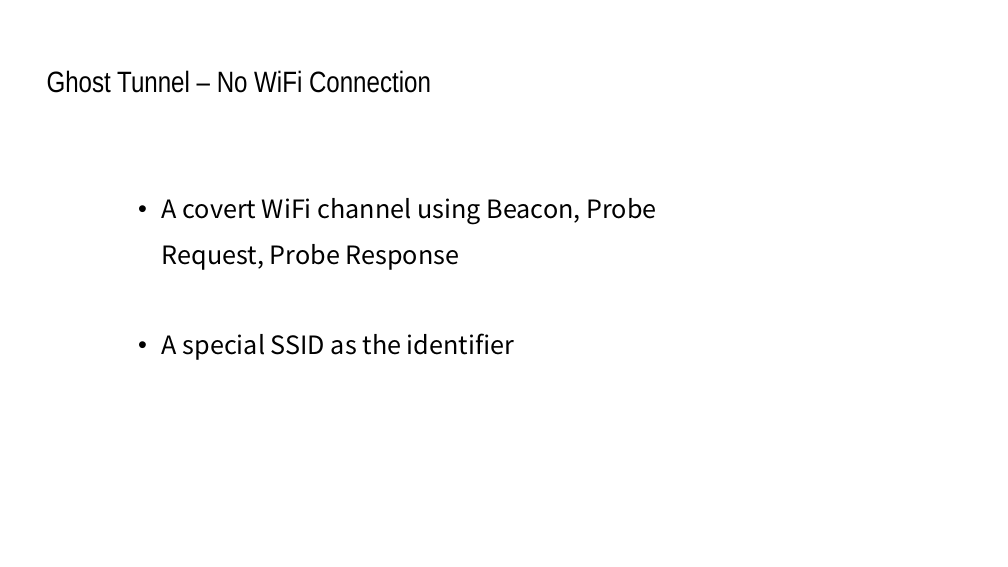
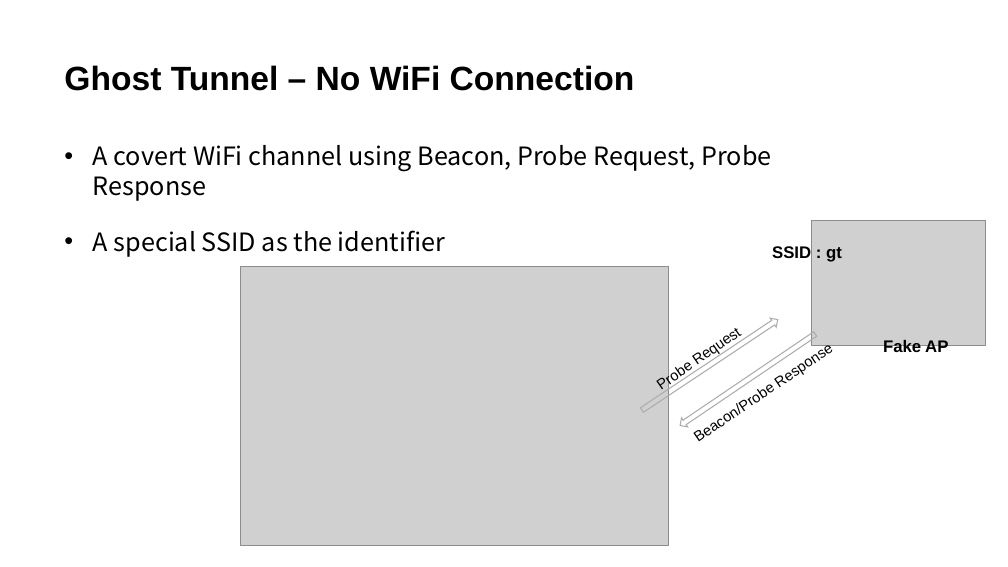
Before and after one commit to JcQSteven/GhostTunnel, a slide deck: slide 12 of Ghost Tunnel.pptx. Drawn at 1008x567 pixels with LibreOffice and Linux fonts; fonts in the diff are those of the drawing; grey boxes stand for pictures. Boxes give left, top, right and bottom in pixels: in the first picture for what was removed or moved away, otherwise in the second. Text is boxed around its words. In the diff, an @@ line names an element or a change of style, - is before the commit and + after.

```diff
--- a/Ghost Tunnel.pptx
+++ b/Ghost Tunnel.pptx
@@ text "Ghost Tunnel – No WiFi ...": place and size @@
-text "Ghost Tunnel – No WiFi ..." at (47,70,431,93)
+text "Ghost Tunnel – No WiFi ..." at (64,65,635,91)
@@ text "Ghost Tunnel – No WiFi ..." at (64,65,635,91): size 28 to 32 pt, font Arial Narrow to Arial, bold on @@
@@ text "A covert WiFi channel using ...": place and size @@
-text "A covert WiFi channel using ..." at (162,198,656,360)
+text "A covert WiFi channel using ..." at (93,145,772,257)
@@ text "A covert WiFi channel using ..." at (93,145,772,257): indent changed; line spacing 1.5 to 1; more space between paragraphs @@
@@ text added at (517,145,696,171), 14 pt, text #000000 @@
+Probe Request
@@ picture added at (811,220,986,346) @@
@@ picture added at (240,266,668,545) @@
@@ text added at (772,246,842,262), 16 pt, text #000000, bold @@
+SSID : gt
@@ right arrow added at (639,315,781,414), outline #AFABAB 1 pt @@
@@ right arrow added at (677,329,818,430), outline #AFABAB 1 pt @@
@@ text added at (681,315,867,453), 14 pt, text #000000 @@
+Beacon/Probe Response
@@ text added at (883,340,948,356), 16 pt, text #000000, bold @@
+Fake AP
```
Also in this commit, not shown: 17 other slides changed, 3 slides added, 4 slides removed.
